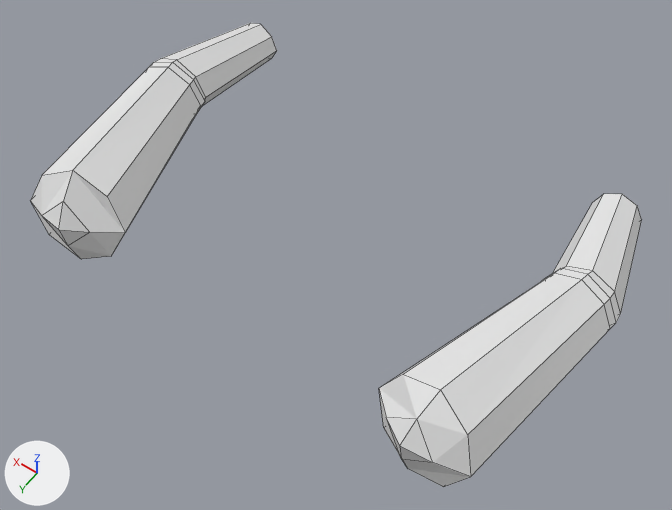
Before and after pictures for a commit that changed the Blender file assets/my blender files/prison-arms-backup.blend.
The view is the same before and after, from a camera (50 mm lens) standing at (-4.31, 5.22, 9.56) and looking at (-0.28, -0.43, 0.69). Lighting does not change. The marker at lower left points along +X, +Y and +Z. Mesh edges are drawn as thin lines.

In view in the first picture: 'Arm'.
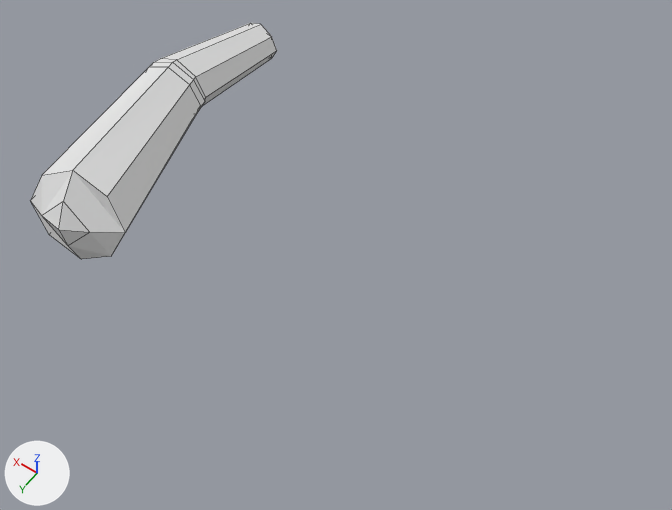
The change in detail:
Object 'Arm' (ob_arm) has a MIRROR modifier named 'Mirror'.
Modifier setting: use_axis = (False, False, False).

Location of each change, [x1, y1, x2, y2] in pixels of the pictures (672 x 510 px):
'Arm', modifiers changed (59% narrower, 49% shorter)
    before: [30, 23, 641, 487]
    after: [30, 23, 277, 259]
